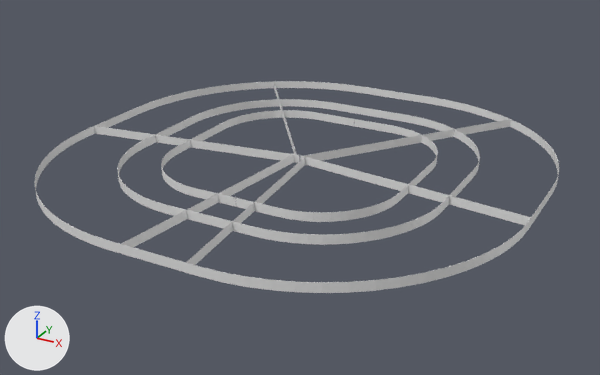
What one commit did to the OBJ model SW_armada/assets/ships/separatist/lucrehulk/ruler.obj.
Rendered twice from a 50 mm lens placed at (22.8, -41.7, 19.1), pointed at (0.2, -0.7, -1.4). The lights are fixed; the arrows at lower left show +X, +Y and +Z. Where no turn or scale is listed for an object, it has been applied to the vertices.

Objects in the first picture: 'CustomArc_Middle.020'.
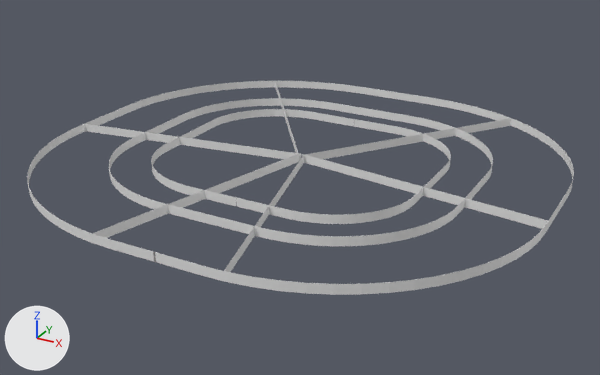
Location of each change, [x1, y1, x2, y2] in pixels of the pictures (600 x 375 px; the box of a moved part takes in the faces that stretch with it):
'CustomArc_Middle.020', reshaped: before [35, 81, 559, 293]; after [27, 81, 574, 295]
part 1 of me_customarc_middle_020, moved or reshaped: before [274, 83, 297, 155]; after [275, 81, 298, 153]
part 2 of me_customarc_middle_020, moved or reshaped: before [186, 157, 305, 265]; after [224, 155, 304, 272]
part 3 of me_customarc_middle_020, moved or reshaped: before [118, 99, 370, 225]; after [109, 98, 369, 224]
part 4 of me_customarc_middle_020, moved or reshaped: before [35, 81, 396, 263]; after [27, 81, 395, 262]
part 5 of me_customarc_middle_020, moved or reshaped: before [300, 155, 531, 225]; after [302, 154, 548, 229]
part 6 of me_customarc_middle_020, moved or reshaped: before [304, 119, 511, 161]; after [305, 118, 511, 159]
part 7 of me_customarc_middle_020, moved or reshaped: before [121, 154, 294, 248]; after [92, 154, 299, 238]
part 8 of me_customarc_middle_020, added: after [236, 119, 451, 224]
part 9 of me_customarc_middle_020, moved or reshaped: before [209, 109, 480, 245]; after [210, 109, 493, 246]
part 10 of me_customarc_middle_020, moved or reshaped: before [152, 92, 559, 293]; after [155, 92, 574, 295]
part 11 of me_customarc_middle_020, moved or reshaped: before [94, 126, 299, 163]; after [85, 124, 301, 161]
part 12 of me_customarc_middle_020, cut back: before [161, 110, 438, 222]; after [151, 109, 354, 206]

The change, as a diff of the scene's bpy script:
```diff
--- a/SW_armada/assets/ships/separatist/lucrehulk/ruler.obj.py
+++ b/SW_armada/assets/ships/separatist/lucrehulk/ruler.obj.py
@@ me_customarc_middle_020 @@
 # used by ob_customarc_middle_020; location = (0.0, 0.0, 0.0)
-me_customarc_middle_020.from_pydata(...)  # 936 vertices, 1788 faces; spans x -14.6..14.6, y -14.7..14.7, z 0.0..0.5
+me_customarc_middle_020.from_pydata(...)  # 936 vertices, 1788 faces; spans x -15.5..15.5, y -14.5..14.5, z 0.0..0.5
+# me_customarc_middle_020 part 1: the loose piece of 8 vertices spanning x -9.4..-0.2, y -0.3..12.5, z 0.0..0.5 is moved by (0.0, 0.2, 0.0)
+# me_customarc_middle_020 part 2: the loose piece of 8 vertices spanning x 0.4..1.9, y -14.6..-0.3, z 0.0..0.5 is scaled about its middle by (2.45, 1.01, 1), then moved by (0.9, 0.2, 0.0)
+# me_customarc_middle_020 part 3: the loose piece of 148 vertices spanning x -10.0..0.0, y -10.0..10.0, z 0.0..0.5 is scaled about the mesh origin by (1.09, 0.992, 1)
+# me_customarc_middle_020 part 4: the loose piece of 148 vertices spanning x -14.6..0.0, y -14.7..14.7, z 0.0..0.5 is scaled about the mesh origin by (1.06, 0.991, 1)
+# me_customarc_middle_020 part 5: the loose piece of 8 vertices spanning x 0.0..14.6, y -2.2..-0.3, z 0.0..0.5 is scaled about its middle by (1.06, 1.11, 1), then moved by (0.4, 0.1, 0.0)
+# me_customarc_middle_020 part 6: the loose piece of 8 vertices spanning x 0.2..9.4, y -0.3..12.5, z 0.0..0.5 is moved by (0.0, 0.2, 0.0)
+# me_customarc_middle_020 part 7: the loose piece of 8 vertices spanning x -1.9..-0.4, y -14.6..-0.3, z 0.0..0.5 is scaled about its middle by (2.45, 1.01, 1), then moved by (-0.9, 0.2, 0.0)
+# me_customarc_middle_020 part 8: the loose piece of 148 vertices spanning x 0.0..7.5, y -7.5..7.5, z 0.0..0.5 is copied, and the copy is scaled about the mesh origin by (1.12, 0.995, 1); it spans x 0.0..8.4, y -7.4..7.4, z 0.0..0.5
+# me_customarc_middle_020 part 9: the loose piece of 148 vertices spanning x 0.0..10.0, y -10.0..10.0, z 0.0..0.5 is scaled about the mesh origin by (1.09, 0.992, 1)
+# me_customarc_middle_020 part 10: the loose piece of 148 vertices spanning x 0.0..14.6, y -14.7..14.7, z 0.0..0.5 is scaled about the mesh origin by (1.06, 0.991, 1)
+# me_customarc_middle_020 part 11: the loose piece of 8 vertices spanning x -14.6..0.0, y -2.2..-0.3, z 0.0..0.5 is scaled about its middle by (1.06, 1.11, 1), then moved by (-0.4, 0.1, 0.0)
+# me_customarc_middle_020 part 12: 288 vertices removed from x -7.5..7.5, y -7.5..7.5, z 0.0..0.5; 140 vertices added at x -8.4..-3.0, y -7.4..7.4, z 0.0..0.5
```
